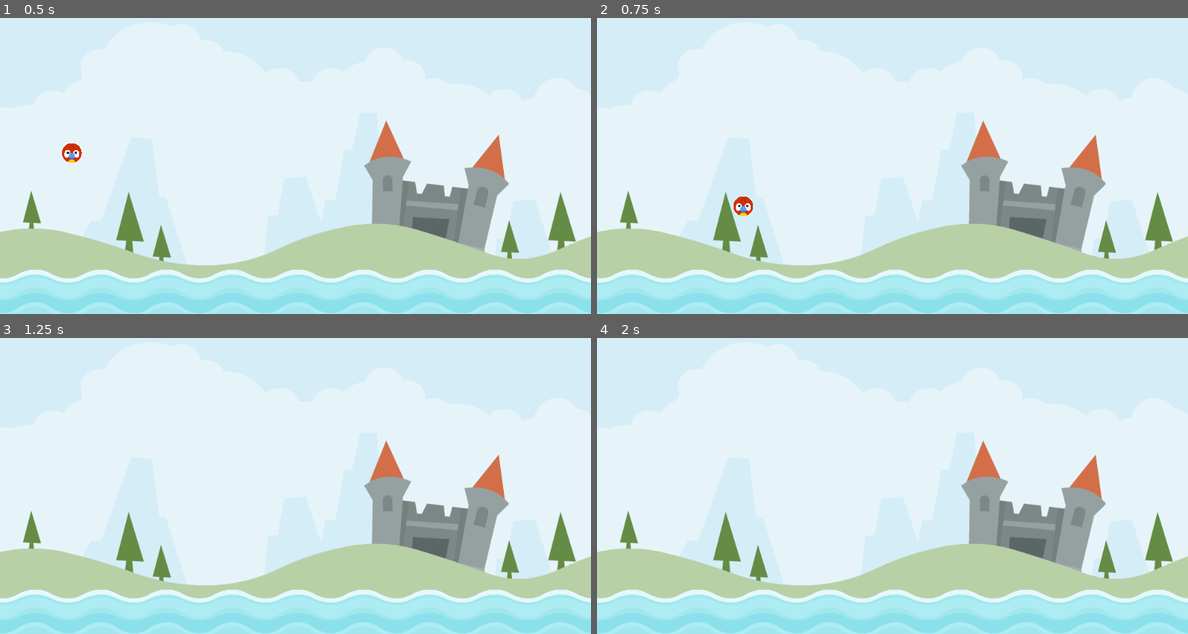
Above: before the commit, frames 1-4 (two rows, left to right).
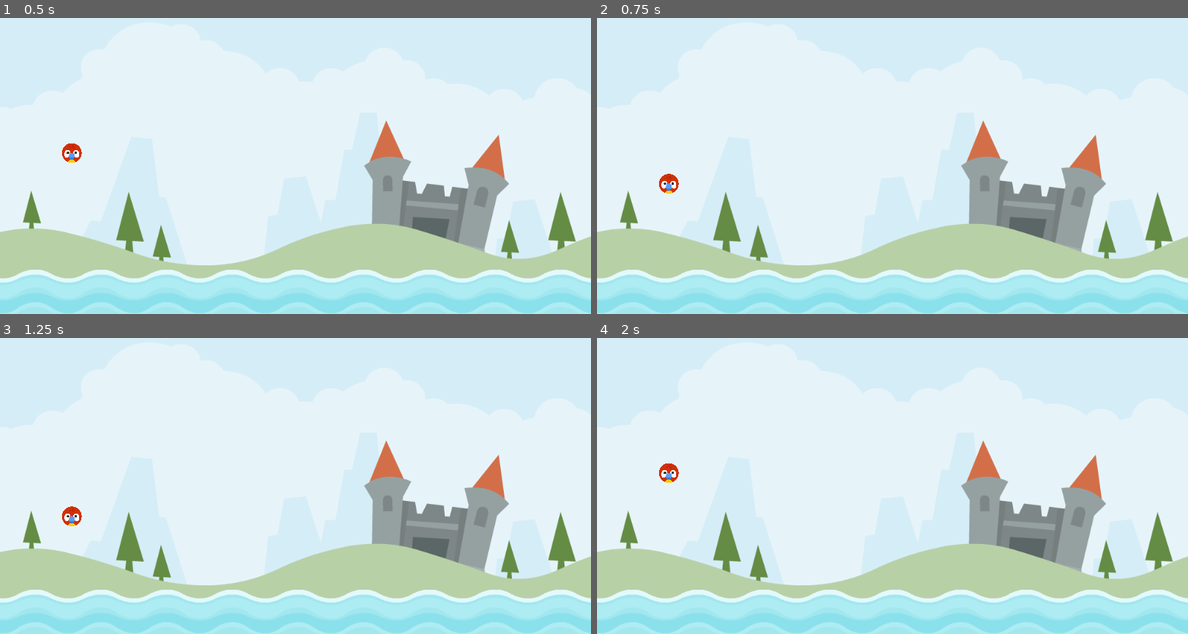
Above: after the commit, the same moments.

Repository: jaerrib/learning-godot
Game: Godot game, scene res://scenes/level/level.tscn
Same seed, same stepped clock (60 frames per second), same inputs: the game is played once before the commit and once after it.
Inputs (mouse positions are in pixels of both pictures, inside the frame that each line leads up to):
- Up to frame 1 (0.5 s): no input
- Up to frame 2 (0.75 s): tap Enter at 0.5 s; drag from (667, 154) to (892, 311) at 0.52 s
- Up to frame 3 (1.25 s): no input
- Up to frame 4 (2 s): drag from (667, 474) to (892, 631) at 1.27 s

Frame 1 is identical in both runs. In frame 2, 0.3% of the frame differs, in the area x 10-27%, y 52-67%; in frame 3, 0.2%; in frame 4, 0.2%.

Commit message:
Add drag vectors with limits to Animal

Diff:
--- a/angry-animals/scenes/animal/animal.gd
+++ b/angry-animals/scenes/animal/animal.gd
@@ -4,12 +4,20 @@
 enum ANIMAL_STATE { READY, DRAG, RELEASE }
 
 
+const DRAG_LIM_MAX: Vector2 = Vector2(0, 60)
+const DRAG_LIM_MIN: Vector2 = Vector2(-60, 0)
+
+
+var _start: Vector2 = Vector2.ZERO
+var _drag_start: Vector2 = Vector2.ZERO
+var _dragged_vector: Vector2 = Vector2.ZERO
+
 var _state: ANIMAL_STATE = ANIMAL_STATE.READY
 
 
 # Called when the node enters the scene tree for the first time.
 func _ready() -> void:
-	pass # Replace with function body.
+	_start = position
 
 
 # Called every frame. 'delta' is the elapsed time since the previous frame.
@@ -22,7 +30,7 @@
 	if _state == ANIMAL_STATE.RELEASE:
 		freeze = false
 	elif _state == ANIMAL_STATE.DRAG:
-		pass
+		_drag_start = get_global_mouse_position()
 
 
 func detect_release() -> bool:
@@ -33,11 +41,22 @@
 	return false
 
 
+func get_dragged_vector(gmp: Vector2) -> Vector2:
+	return gmp - _drag_start
+
+
+func drag_in_limits() -> void:
+	_dragged_vector.x = clampf(_dragged_vector.x, DRAG_LIM_MIN.x, DRAG_LIM_MAX.x)
+	_dragged_vector.y = clampf(_dragged_vector.y, DRAG_LIM_MIN.y, DRAG_LIM_MAX.y)
+	position = _start + _dragged_vector
+
+
 func update_drag() -> void:
 	if detect_release():
-		pass
+		return
 	var gmp = get_global_mouse_position()
-	position = gmp
+	_dragged_vector = get_dragged_vector(gmp)
+	drag_in_limits()
 
 
 func update(delta: float) -> void:
